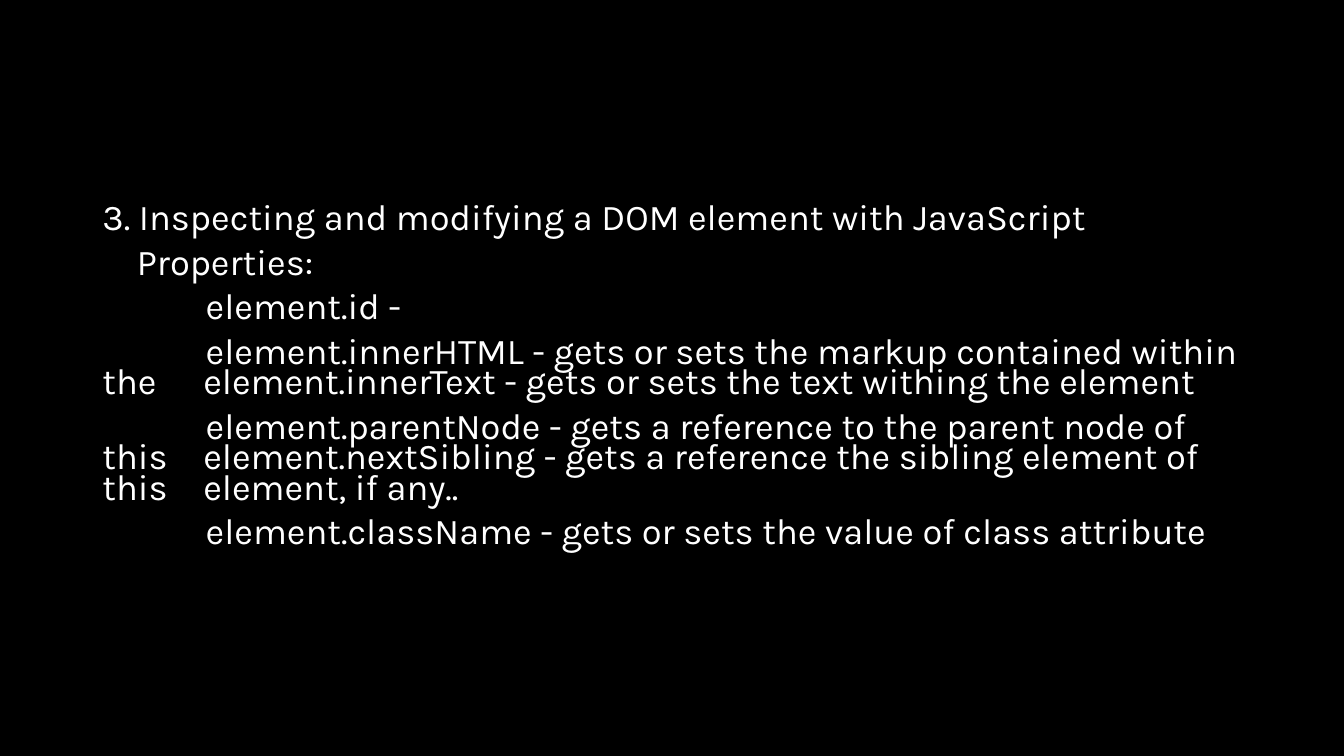
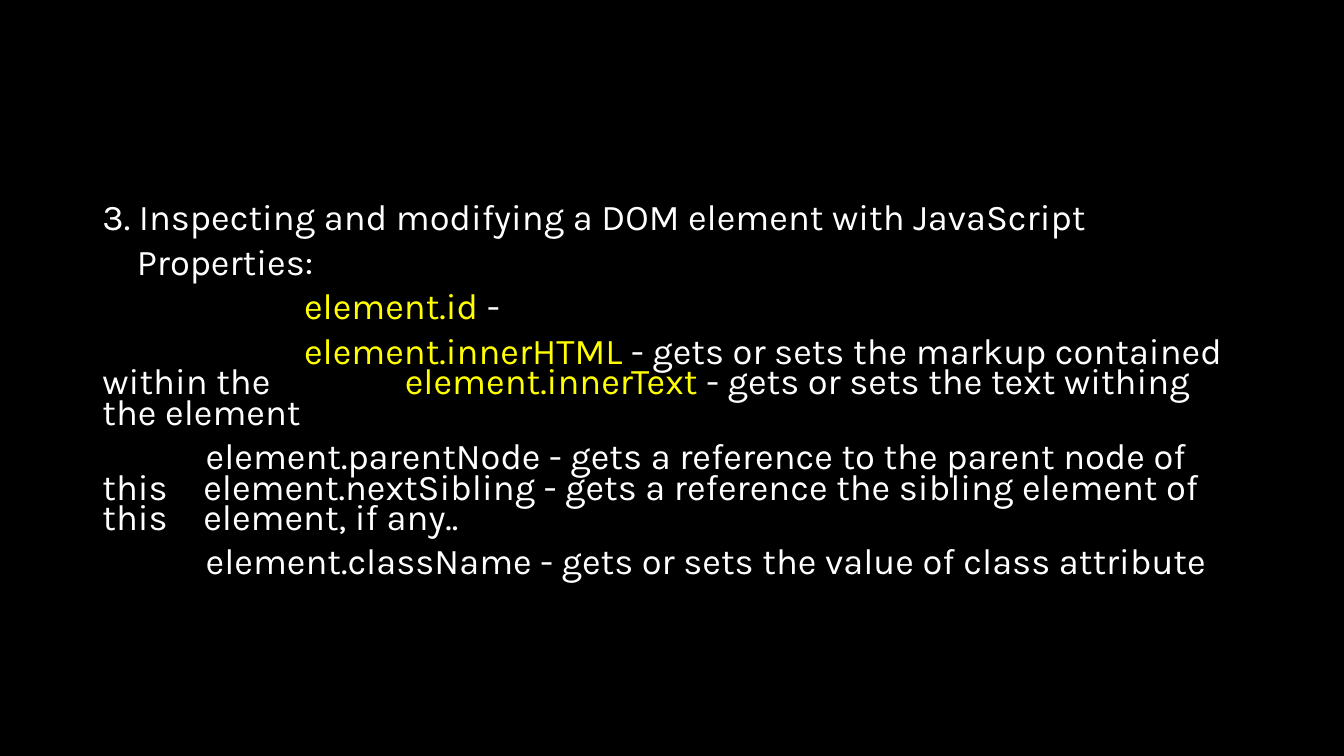
Before and after one commit to natiquekeyin/fall2024, a slide deck: slide 12 of FrontEnd/Week5/Week 5.pptx. Drawn at 1344x756 pixels with LibreOffice and Linux fonts; fonts in the diff are those of the drawing. Boxes give left, top, right and bottom in pixels: in the first picture for what was removed or moved away, otherwise in the second. Text is boxed around its words. In the diff, an @@ line names an element or a change of style, - is before the commit and + after.

```diff
--- a/FrontEnd/Week5/Week 5.pptx
+++ b/FrontEnd/Week5/Week 5.pptx
@@ text at (x1=102, y1=294, x2=1222, y2=426): text colour #FFFFFF to #FFFF00 in "element.id", "element.innerHTML element.innerText" @@
```
Also in this commit, not shown: 4 other slides changed, 4 other files.
